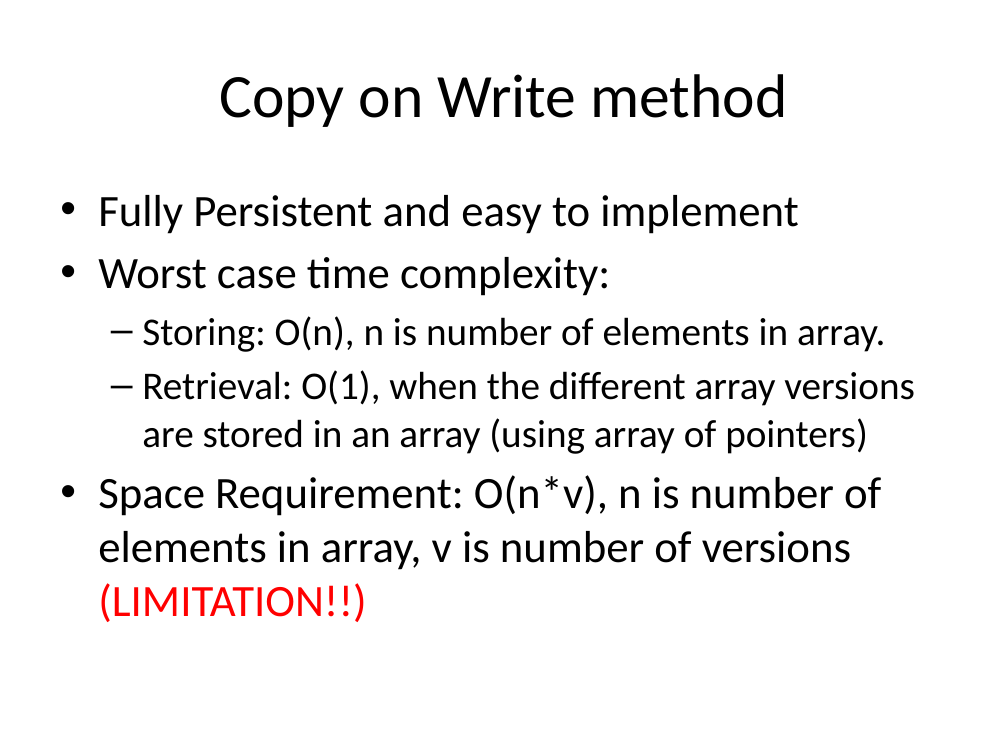
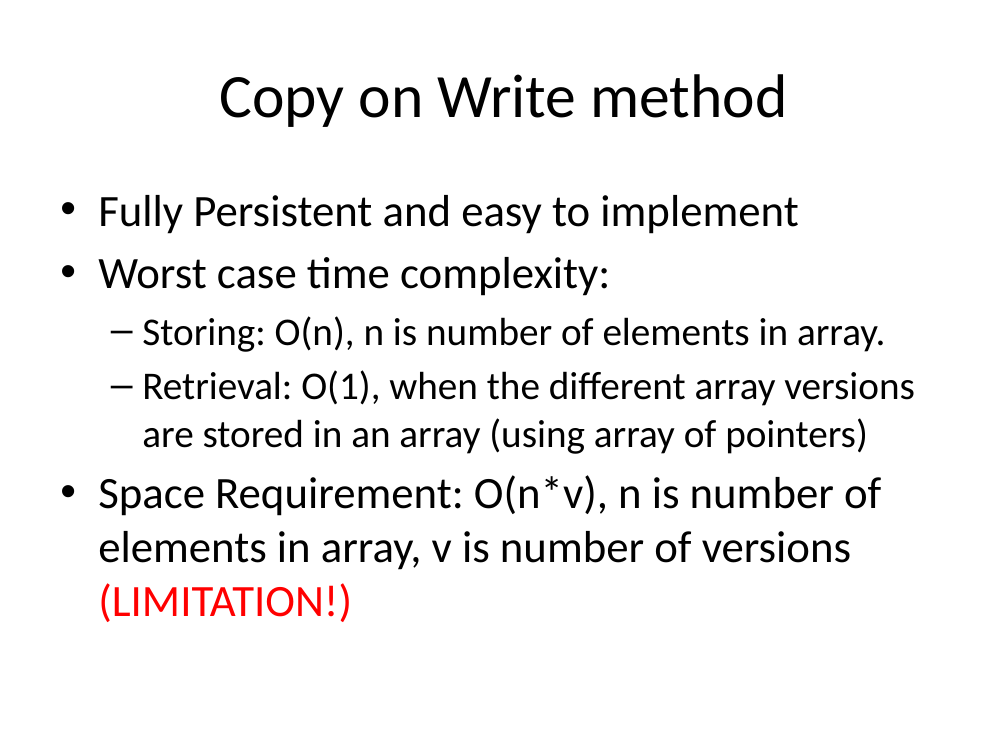
Before and after one commit to SirArthur7/PersistantDataStructure, a slide deck: slide 7 of Kanko/Persistent Array.pptx. Drawn at 1008x756 pixels with LibreOffice and Linux fonts; fonts in the diff are those of the drawing. Boxes give left, top, right and bottom in pixels: in the first picture for what was removed or moved away, otherwise in the second. Text is boxed around its words. In the diff, an @@ line names an element or a change of style, - is before the commit and + after.

```diff
--- a/Kanko/Persistent Array.pptx
+++ b/Kanko/Persistent Array.pptx
@@ text at bbox=[98, 475, 881, 622]: text changed @@
-• Space Requirement: O(n*v), n is number of elements in array, v is number of versions (LIMITATION!!)
+• Space Requirement: O(n*v), n is number of elements in array, v is number of versions (LIMITATION!)
```
Also in this commit, not shown: 11 other slides changed, 12 slides added, 2 slides removed, 16 other files.
